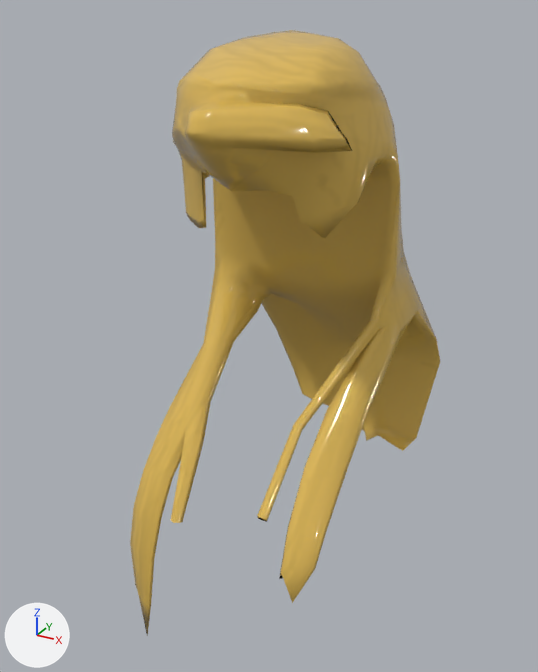
One commit to the FBX model Assets/hairstyles/hair 4.fbx: the scene before it, then after it.
Rendered twice from a camera (50 mm lens) standing at (0.019, -0.0375, 0.0115) and looking at (-0.0013, -0.0007, -0.0069). Lighting does not change. The marker at lower left points along +X, +Y and +Z.

The first picture shows 'pasted__pSphere16'.
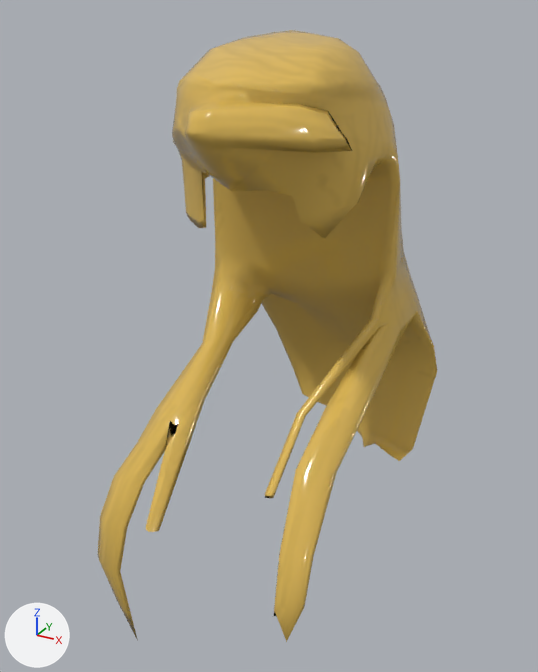
Where the change shows, as pixel boxes (x1, y1, x2, y2) in the pictures (538 x 672 px; the box of a moved part takes in the faces that stretch with it):
'pasted__pSphere16', reshaped, moved, turned, rescaled: before (130, 30, 440, 636); after (98, 30, 437, 642)
part 1 of me_mesh, moved or reshaped: before (130, 269, 440, 636); after (98, 269, 437, 642)

The change, as a diff of the scene's bpy script:
```diff
--- a/Assets/hairstyles/hair 4.fbx.py
+++ b/Assets/hairstyles/hair 4.fbx.py
@@ me_mesh @@
 # used by ob_pasted__psphere16; parent = ob_group3; location = (-0.0774, -7.916, -0.0162)
-me_mesh.from_pydata(...)  # 766 vertices, 764 faces; spans x -0.7..0.7, y -3.54..0.12, z -1.11..0.88
+me_mesh.from_pydata(...)  # 766 vertices, 764 faces; spans x -0.78..0.73, y -3.54..0.12, z -1.09..1.08
+# me_mesh part 1: 231 of 766 vertices moved; they spanned x -0.7..0.7, y -3.54..-1.43, z -1.11..0.88 and now span x -0.78..0.73, y -3.54..-1.41, z -1.09..1.08; mean shift (0.0, 0.03, 0.11); largest move (0.58, -2.37, 0.64) -> (0.63, -2.33, 0.9)
 me_mesh.materials.append(mat_aistandardsurface1)
@@ ob_pasted__psphere16 @@
 ob_pasted__psphere16 = bpy.data.objects.new('pasted__pSphere16', me_mesh)
-ob_pasted__psphere16.parent = ob_group3
-ob_pasted__psphere16.location = (-0.0774, -7.916, -0.0162)
+ob_pasted__psphere16.location = (0.0, -0.000749, 0.00929)
+ob_pasted__psphere16.rotation_euler = (1.571, 0.0, 0.0)  # degrees (90, 0, 0)
+ob_pasted__psphere16.scale = (0.01, 0.01, 0.01)
```
